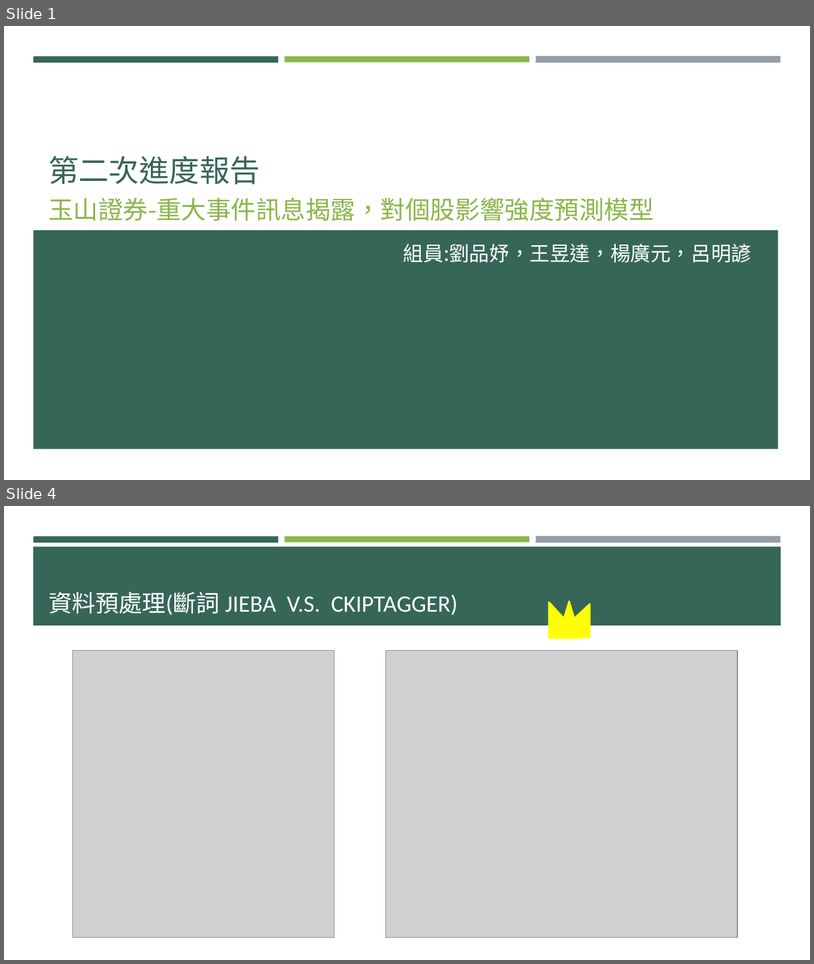
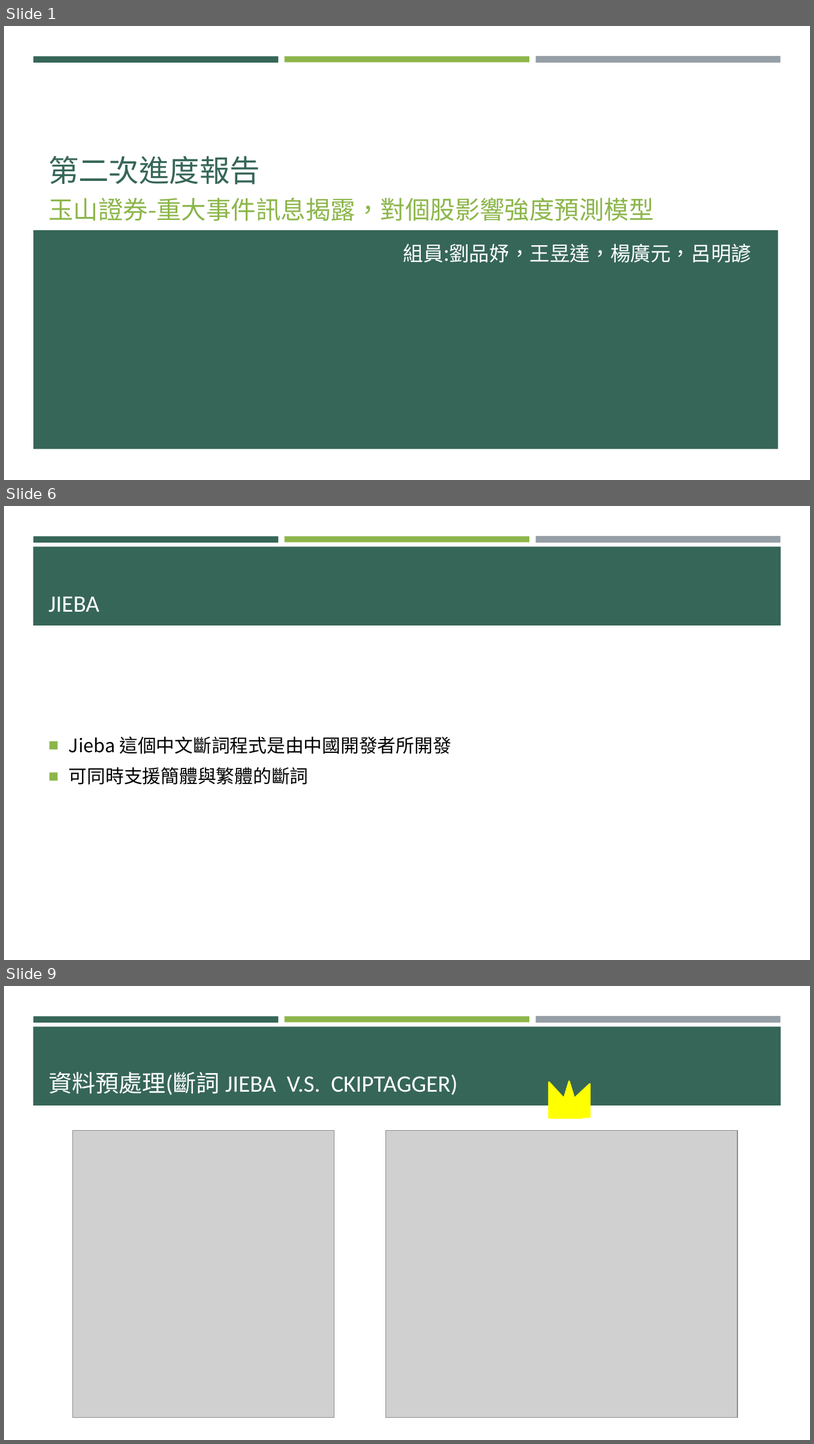
Before and after one commit to p314008dsa/Text-mining, a slide deck: 0610進度報告 .pptx. Shown one above the other, each under a label of ours: slides 1 and 4 before the commit, slides 1, 6 and 9 after it; the slides between them are not shown. The pictures are 814x964 and 814x1444 pixels, drawn with LibreOffice and Linux fonts; fonts in the diff are those of the drawing; grey boxes stand for pictures. Boxes give left, top, right and bottom in pixels: in the first picture for what was removed or moved away, otherwise in the second. Text is boxed around its words. In the diff, an @@ line names an element or a change of style, - is before the commit and + after.

```diff
--- a/0610進度報告 .pptx
+++ b/0610進度報告 .pptx
@@ slide 6 added at bbox=[4, 506, 810, 960], background #FFFFFF; not listed: 4 template elements that a slide beside it also shows @@
@@ title added at bbox=[48, 597, 99, 612], 28 pt, text #FFFFFF @@
+JIEBA
@@ text added at bbox=[69, 736, 452, 784], 22 pt, text #000000 @@
+■ Jieba 這個中文斷詞程式是由中國開發者所開發
+■ 可同時支援簡體與繁體的斷詞
@@ what was slide 4 is now slide 9 @@
```
Also in this commit, not shown: 4 slides changed, 9 other slides added, 1 slide removed, 1 other file.
